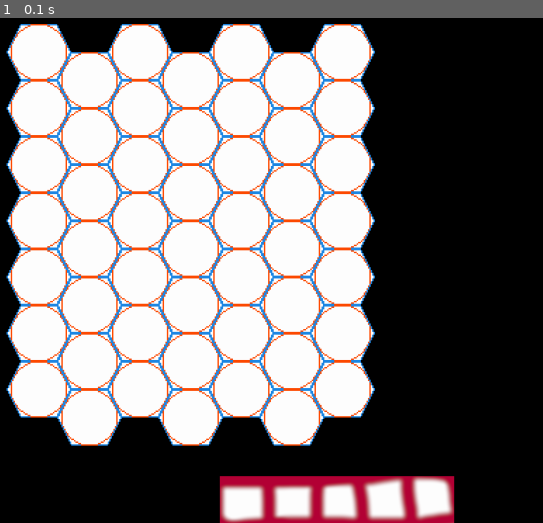
Above: before the commit, frame 1.
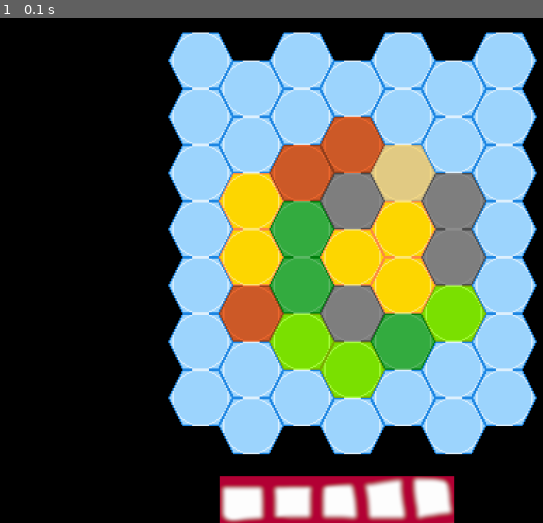
Above: after the commit, the same moment.

Repository: mplch/catanpy
Game: pygame game, started from run.py
Two runs of this game, one before a commit and one after it. Both use one fixed random seed, a clock stepped at 60 frames per second and the inputs below.
Inputs:
- Up to frame 1 (0.1 s): no input

The runs differ from the first frame. In frame 1, 76% of the frame differs, in the area x 1-99%, y 1-87%.

Commit message:
W,7; FIRST RANDOM MAP!

Diff:
--- a/run.py
+++ b/run.py
@@ -26,31 +26,43 @@
 
 hx = "textures/hexes/Template_horiz.png"
 
+hexes = "textures/hexes/"
+hextypes = "Claypit.png  Dessert.png  Field.png  Forest.png  \
+Mountains.png  Pasture.png".split('  ')
+# odeber png (a zpet pridej) --> hexes + type + ".png"
+#for t in hextypes: t = t.strip()
+for t in hextypes: print(">",t,"<")
+
 #----- FUNCTIONS ------------------------------------------------------
 
-def putTile(file, coords):
+def putTile(type, coords):
+    file = hexes + type
     img = pygame.image.load(file).convert_alpha()
     # load all images just once, then just copy them (directly place)
     #    img = pygame.transform.scale_by(img, (SCA, SCA))
+    img = pygame.transform.rotate(img, 90)
     surf_board.blit(img, coords)
 
-def draw_map_ocean(w, h):
-    x_off, y_off = 450, 50
-    x_off, y_off = 85, 5
-    hor_con, ver_con = 10, 6
+def placeHex(type, c, r):
     # uz si nepamatuji, co melo byt con,
     # connect urcite ne, conformation...nevim
+    x_off, y_off = 200, 5
+    hor_con, ver_con = 10, 6
+    if c % 2 == 0:
+        x = x_off + c * (tileSize - hor_con)
+        y = y_off + r * (tileSize - ver_con)
+        putTile(type, (x, y))
+    else:
+        x = x_off + c * (tileSize - hor_con)
+        y = y_off + r * (tileSize - ver_con) + tileSize // 2 - 3  # magic number 3 ?!
+        putTile(type, (x, y))
+
+def draw_map_ocean(w, h):
     for c in range(w):
-        if c % 2 == 0:
-            for r in range(h):
-                x = x_off + c * (tileSize - hor_con)
-                y = y_off + r * (tileSize - ver_con)
-                putTile(hx, (x, y))
-        else:
-            for r in range(h):
-                x = x_off + c * (tileSize - hor_con)
-                y = y_off + r * (tileSize - ver_con) + tileSize // 2 - 3  # magic number 3 ?!
-                putTile(hx, (x, y))
+        for r in range(h):
+            type = random.choice(hextypes)
+            placeHex(type, c, r)
+
     """
     * takto je to mozna nejprehlednejsi. --> Funguje to? funguje!
     """
@@ -75,6 +87,26 @@
 print(surf_board.get_size())
 
 draw_map_ocean(7, 7)
+
+for f in range(7):
+    placeHex("Sea.png", 0, f)
+    placeHex("Sea.png", 6, f)
+    placeHex("Sea.png", f, 0)
+    placeHex("Sea.png", f, 6)
+
+placeHex("Sea.png", 1, 1)
+placeHex("Sea.png", 2, 1)
+placeHex("Sea.png", 4, 1)
+placeHex("Sea.png", 5, 1)
+
+placeHex("Sea.png", 1, 6)
+placeHex("Sea.png", 2, 6)
+placeHex("Sea.png", 4, 6)
+placeHex("Sea.png", 5, 6)
+placeHex("Sea.png", 1, 5)
+placeHex("Sea.png", 5, 5)
+
+
 
 """ ---> This is the correct approach, but need to downscale bar.png
 # bottom_bar
